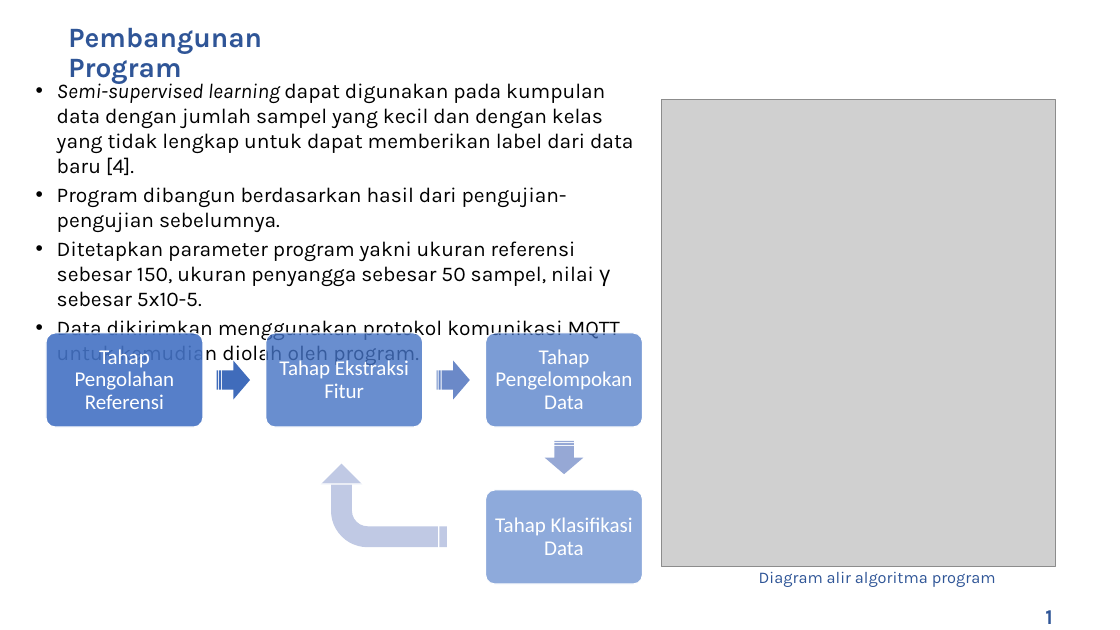
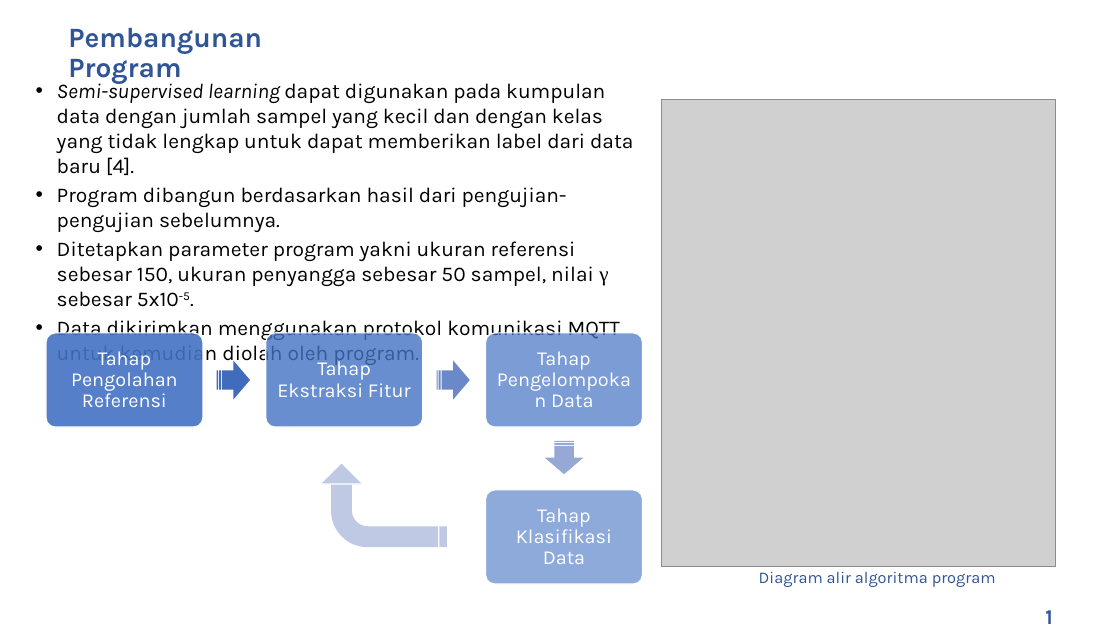
Before and after one commit to rezaandriady/TA_RezaAndriady, a slide deck: slide 19 of Presentasi/Draft Presentasi Reza Andriady - 44976.pptx. Drawn at 1120x630 pixels with LibreOffice and Linux fonts; fonts in the diff are those of the drawing; grey boxes stand for pictures; background and template pictures are left out. Boxes give left, top, right and bottom in pixels: in the first picture for what was removed or moved away, otherwise in the second. Text is boxed around its words. In the diff, an @@ line names an element or a change of style, - is before the commit and + after.

```diff
--- a/Presentasi/Draft Presentasi Reza Andriady - 44976.pptx
+++ b/Presentasi/Draft Presentasi Reza Andriady - 44976.pptx
@@ text at [57, 241, 608, 307]: font Karla to Times New Roman in "γ"; now superscript in "5x10-5." @@
@@ size 18 to 17 pt, font Calibri to Karla in 4 elements at [71, 351, 178, 407], [277, 357, 411, 397], [537, 351, 593, 407], [516, 508, 612, 564] @@
```
Also in this commit, not shown: 15 other slides changed.
